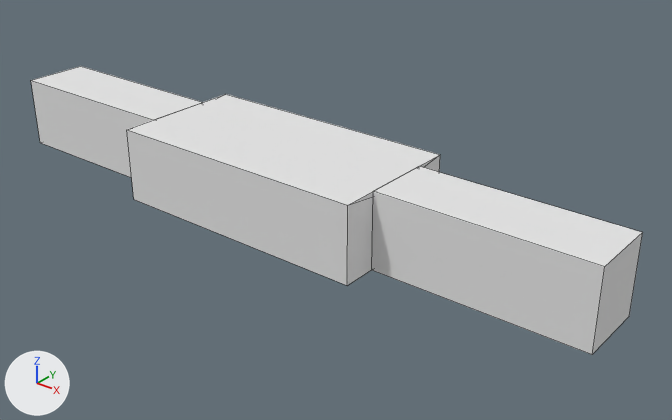
Before and after pictures for a commit that changed the Blender file DyNaDeMo/assets/Textures/LeverRoom.blend.
Camera for both pictures: a 50 mm lens placed at (8.11, -8.87, 5.86), pointed at (0.74, 0.35, 0.15). Every picture has the same lights, and +X, +Y and +Z are marked at lower left. Mesh edges are drawn as thin lines.

Names of what the first picture shows: 'Corridor0', 'Corridor1', 'Room'.
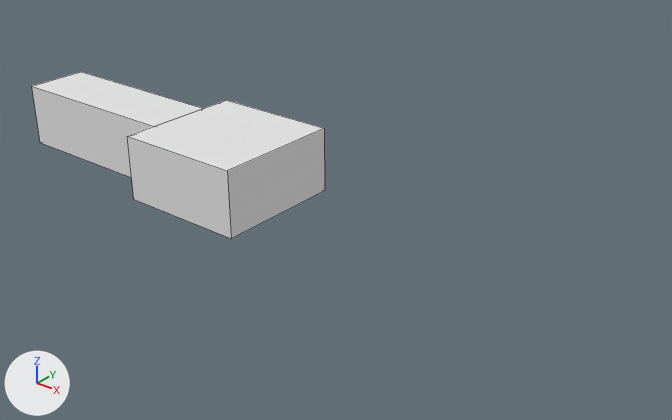
Boxes (x1, y1, x2, y2) around the edits, measured in the pictures (672 x 420 px):
'Room', reshaped (37% narrower, 27% shorter): before (127, 94, 440, 286); after (127, 100, 325, 239)
'Corridor1', deleted: before (372, 166, 643, 355)
'Corridor0', mesh rescaled: before (31, 66, 202, 178); after (32, 72, 203, 178)

Edits to the bpy script that builds the scene:
```text
Change me_plane_004:
    used by ob_room; location = (0.0, 0.0, 0.0); scale = (2.0, 1.0, 1.0)
    remove me_plane_004.from_pydata(...)  # 16 vertices, 10 faces; spans x -1.0..1.0, y -1.0..1.0, z 0.0..1.1
    add me_plane_004.from_pydata(...)  # 12 vertices, 8 faces, 1 loose edge; spans x -1.0..0.0, y -1.0..1.0, z 0.0..1.0
    me_plane_004 part 1
    8 vertices are removed from x 1.0, y -1.0..1.0, z 0.0..1.1
    7 faces are deleted
    4 vertices in x -1.0, y -1.0..1.0, z 1.0..1.1 move by (0.0, 0.0, -0.1)
    4 vertices are added at (0.0, 1.0, 1.0), (0.0, -1.0, 1.0), (0.0, 1.0, 0.0), (0.0, -1.0, 0.0)
    1 loose edge is added
    5 new faces join them
Change me_plane_006:
    where me_plane_006.from_pydata(...)  # 12 vertices, 8 faces; spans x -1.0..1.0, y -1.0..1.0, z 0.0..1.1
    used by ob_corridor0; location = (-3.5, 0.0, 0.0); scale = (1.5, 0.5, 1.0)
    me_plane_006 part 2: the whole mesh is scaled about the mesh origin by (1, 1, 0.907)
Remove ob_corridor1:
    ob_corridor1 = bpy.data.objects.new('Corridor1', me_plane_005)
    ob_corridor1.location = (3.5, 0.0, 0.0)
    ob_corridor1.rotation_euler = (0.0, 0.0, 3.142)  # degrees (0, 0, 180)
    ob_corridor1.scale = (1.5, 0.5, 1.0)
Change ob_handleddoor:
    remove ob_handleddoor.parent = ob_corridor1
```
